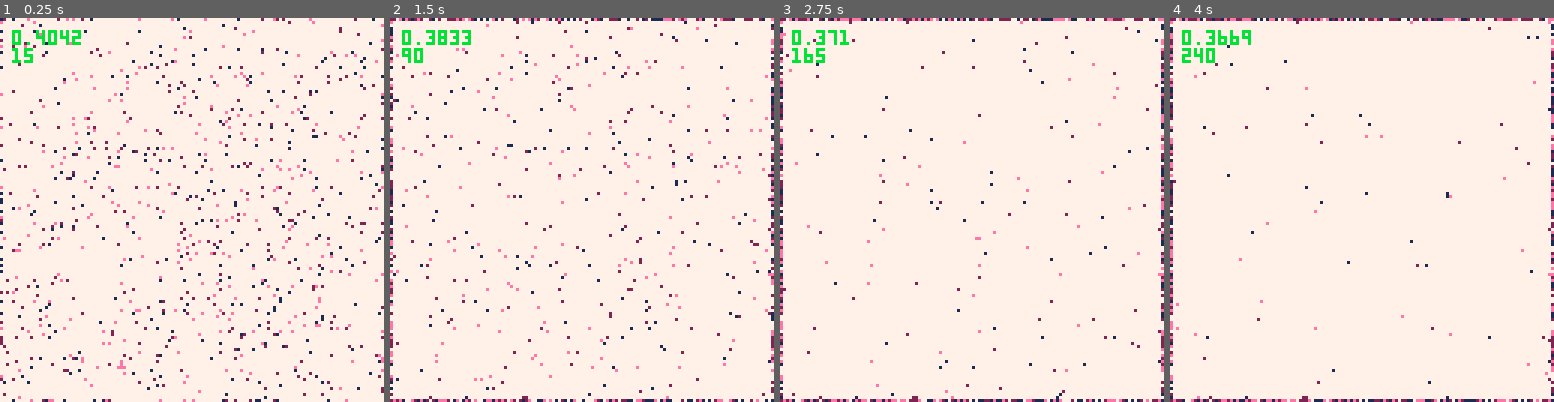
Above: before the commit, frames 1-4 (left to right).
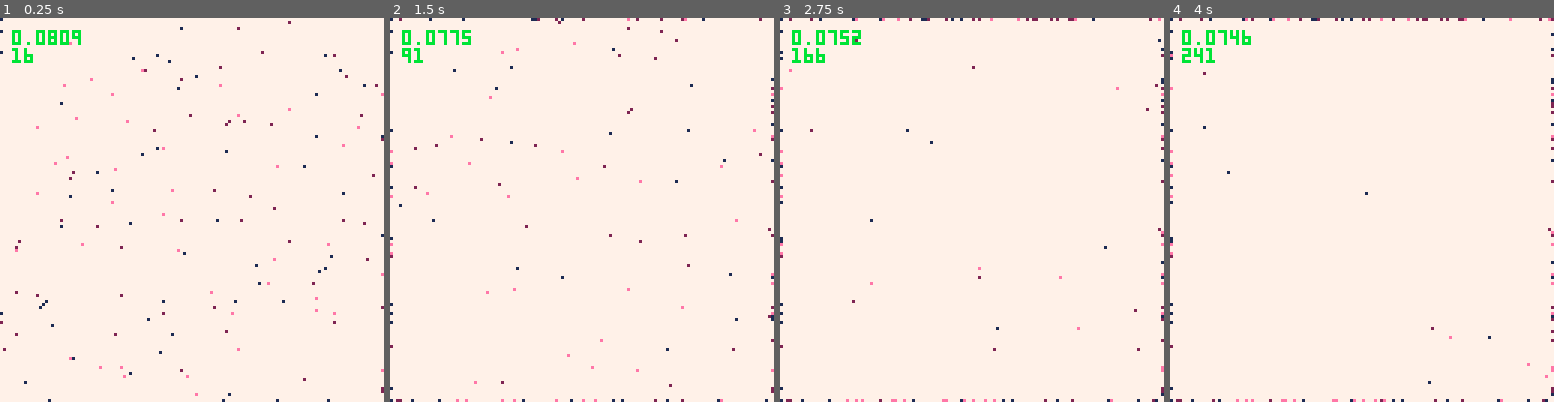
Above: after the commit, the same moments.

Repository: towercity/pico-8
Game: PICO-8 cartridge boids.p8
Two runs of this game, one before a commit and one after it. Both use one fixed random seed, a clock stepped at 60 frames per second and the inputs below.
Inputs:
- Up to frame 1 (0.25 s): no input
- Up to frame 2 (1.5 s): no input
- Up to frame 3 (2.75 s): no input
- Up to frame 4 (4 s): no input

The runs differ from the first frame. In frame 1, 5.7% of the frame differs, in the area x 0-100%, y 0-100%; in frame 2, 4.3%; in frame 3, 3.1%; in frame 4, 2.7%.

Commit message:
give up on boids

Diff:
--- a/boids.p8
+++ b/boids.p8
@@ -2,7 +2,7 @@
 version 42
 __lua__
 function _init()
-   _init_boids(900)
+   _init_boids(150)
    f=0
 end
 
@@ -53,6 +53,8 @@
 
 function _update_boids()
    for idx,b in ipairs(boids_pos) do
+      -- find neighbors
+      --get_closest(b)
       move_boid(b,boids_speed[idx],boids_angle[idx])
    end
 end
@@ -71,6 +73,53 @@
    end
 end
 -->8
+-- point comps
+
+-- use pivot sort to get closest 5 (i dont understand the algo yet, read online)
+function get_closest(b)
+   local k=5 --how many closest to find
+   local l,r=1,#boids_pos --left and right, for use below
+
+   local function compare(p1,p2) --compare two points
+      local d1=(p1.x-b.x)^2+(p1.y-b.y)^2
+      local d2=(p2.x-b.x)^2+(p2.y-b.y)^2
+      return d1-d2
+   end
+
+   -- the magic algo: partition for pivot sort (i have an arts degree)
+   local function partition(bs,l,r)
+      local pivot=bs[l]
+
+      while l<r do
+         while l<r and compare(bs[r],pivot) >= 0 do
+            r=r-1
+         end
+         bs[l] = bs[r]
+         while l<r and compare(bs[l],pivot) <= 0 do
+            l=l+1
+         end
+         bs[r]=bs[l]
+      end
+      bs[l]=pivot
+      return l
+   end
+
+   while l<=r do
+      local pivotIndex = partition(boids_pos,l,r)
+      if pivotIndex == k then break end
+      if pivotIndex < k then
+         l = pivotIndex + 1
+      else
+         r = pivotIndex - 1
+      end
+   end
+
+   local closest = {}
+   for i = 1, k do
+      closest[i] = boids_pos[i]
+   end
+   return closest
+end
 
 __gfx__
 00000000000000000000000000000000000000000000000000000000000000000000000000000000000000000000000000000000000000000000000000000000
--- /dev/null
+++ b/cpu_noise.p8
@@ -0,0 +1,44 @@
+pico-8 cartridge // http://www.pico-8.com
+version 42
+__lua__
+function _init()
+	loops=3000
+	draws={}
+	f=0
+end
+
+function _update()
+	--draws={}
+	--f2=f%20
+
+	for i=1,loops do
+		if(rnd() < 0.5 and
+		i%2 == f%2) then
+		draws[i]={
+     x=rnd(128),
+      y=rnd(128),
+      r=rnd(3),
+      c=rnd({1,2,14})
+		}
+	end
+	end
+	f=f+1
+end
+
+function _draw()
+	cls(7)
+
+	for _,p in ipairs(draws) do
+		circfill(p.x,p.y,p.r,p.c)
+	end
+
+	print(stat(1),4,4,11)
+	print(f)
+end
+__gfx__
+00000000000000000000000000000000000000000000000000000000000000000000000000000000000000000000000000000000000000000000000000000000
+00000000000000000000000000000000000000000000000000000000000000000000000000000000000000000000000000000000000000000000000000000000
+00700700000000000000000000000000000000000000000000000000000000000000000000000000000000000000000000000000000000000000000000000000
+00077000000000000000000000000000000000000000000000000000000000000000000000000000000000000000000000000000000000000000000000000000
+00077000000000000000000000000000000000000000000000000000000000000000000000000000000000000000000000000000000000000000000000000000
+00700700000000000000000000000000000000000000000000000000000000000000000000000000000000000000000000000000000000000000000000000000
--- /dev/null
+++ b/untitled.p8
@@ -0,0 +1,44 @@
+pico-8 cartridge // http://www.pico-8.com
+version 42
+__lua__
+function _init()
+	loops=3000
+	draws={}
+	f=0
+end
+
+function _update()
+	--draws={}
+	--f2=f%20
+
+	for i=1,loops do
+		if(rnd() < 0.5 and
+		i%2 == f%2) then
+		draws[i]={
+     x=rnd(128),
+      y=rnd(128),
+      r=rnd(3),
+      c=rnd({1,2,14})
+		}
+	end
+	end
+	f=f+1
+end
+
+function _draw()
+	cls(7)
+
+	for _,p in ipairs(draws) do
+		circfill(p.x,p.y,p.r,p.c)
+	end
+
+	print(stat(1),4,4,11)
+	print(f)
+end
+__gfx__
+00000000000000000000000000000000000000000000000000000000000000000000000000000000000000000000000000000000000000000000000000000000
+00000000000000000000000000000000000000000000000000000000000000000000000000000000000000000000000000000000000000000000000000000000
+00700700000000000000000000000000000000000000000000000000000000000000000000000000000000000000000000000000000000000000000000000000
+00077000000000000000000000000000000000000000000000000000000000000000000000000000000000000000000000000000000000000000000000000000
+00077000000000000000000000000000000000000000000000000000000000000000000000000000000000000000000000000000000000000000000000000000
+00700700000000000000000000000000000000000000000000000000000000000000000000000000000000000000000000000000000000000000000000000000
